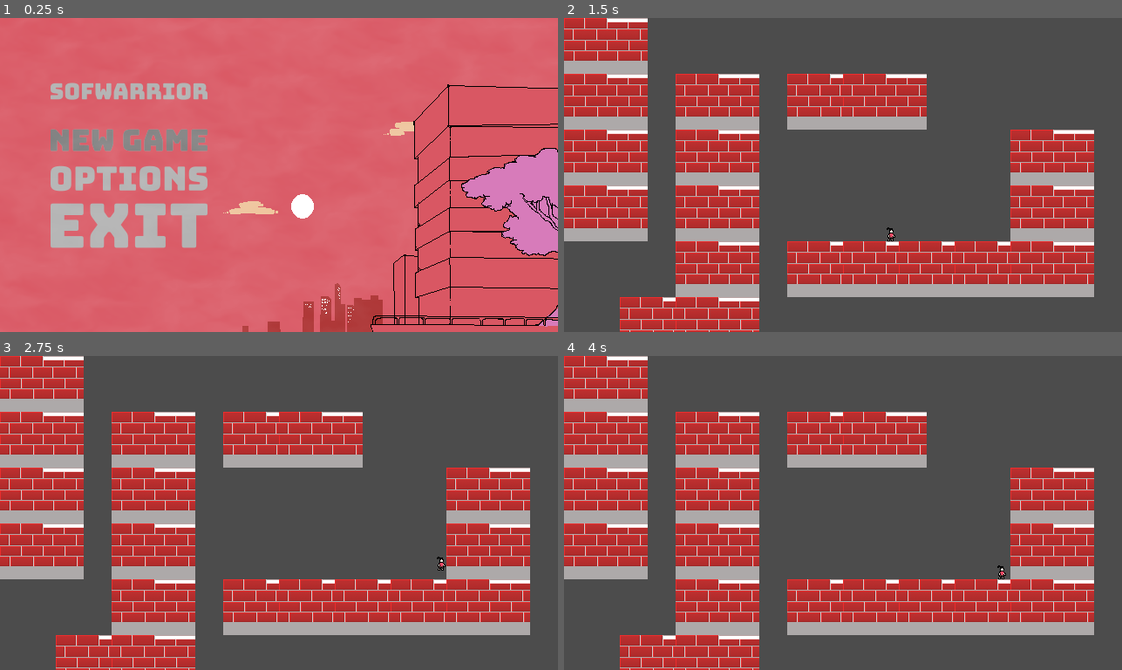
Above: before the commit, frames 1-4 (two rows, left to right).
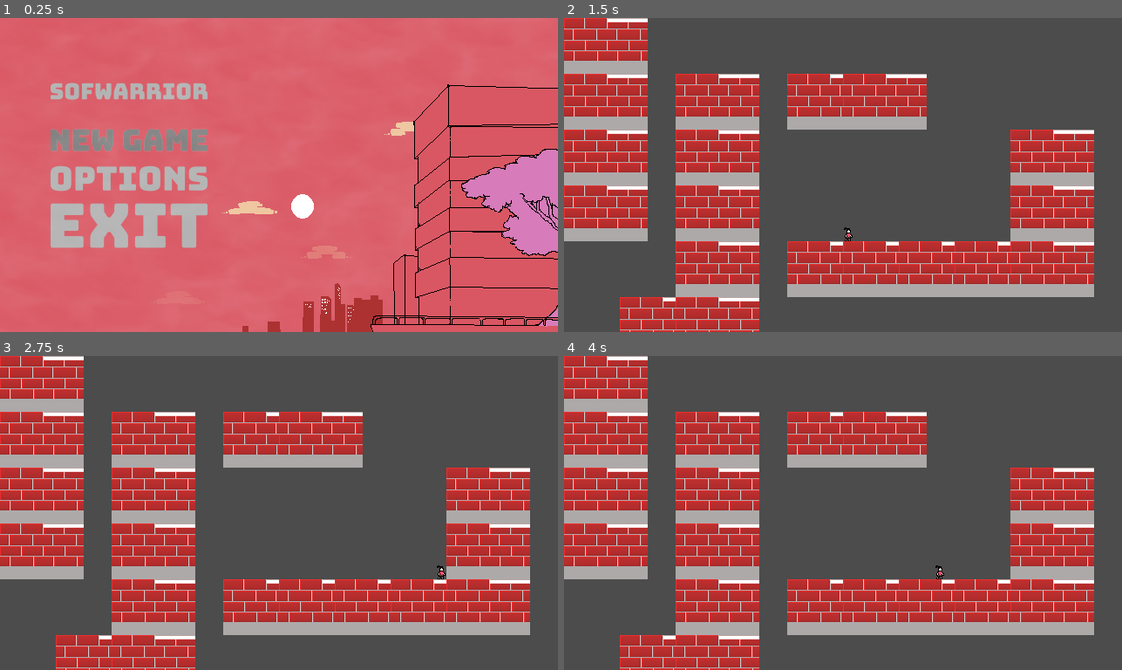
Above: after the commit, the same moments.

Repository: marcelo-lemos/Softwarrior
Game: Godot game, scene res://Nodes/UI/TitleScreen.tscn
The game is run twice, just before and just after one commit, with the same random seed, the same clock (stepped at 60 frames per second) and the same inputs. The engine's default icon, where the game draws it, is replaced by a stand-in: a white triangle on a blue panel in a dark square.
Inputs (mouse positions are in pixels of both pictures, inside the frame that each line leads up to):
- Up to frame 1 (0.25 s): no input
- Up to frame 2 (1.5 s): click (692, 140) at 0.5 s; tap Enter (ui_accept) at 1.25 s; hold Right (ui_right) from 1.28 s (still down); hold C (dash, bound only before the commit) from 1.28 s (still down)
- Up to frame 3 (2.75 s): keep holding Right (ui_right); tap Z (jump, bound only before the commit) at 1.52, 1.55, 1.82, 2.1, 2.27, 2.57 s; tap Enter (ui_accept) at 2 s; release C (dash, bound only before the commit) at 2.03 s; tap C (dash, bound only before the commit) at 2.3 s
- Up to frame 4 (4 s): tap Enter (ui_accept) at 2.75 s; release Right (ui_right) at 2.78 s; hold Left (ui_left) 2.78-3.53 s; hold C (dash, bound only before the commit) 2.78-3.53 s; tap Z (jump, bound only before the commit) at 3.05, 3.77 s; hold Right (ui_right) from 3.53 s (still down); tap C (dash, bound only before the commit) at 3.6 s

The runs differ from the first frame. In frame 1, 0.3% of the frame differs, in the area x 39-100%, y 33-77%; in frame 2, less than 0.1%; in frame 3, less than 0.1%; in frame 4, less than 0.1%.

Commit message:
Remove codigo duplicado nas nuvens, e adiciona nuvens adicionais na tela inicial

Diff:
--- a/game/Nodes/UI/Nuvem.gd
+++ b/game/Nodes/UI/Nuvem.gd
@@ -2,8 +2,8 @@
 
 
 # Declare member variables here. Examples:
-var velocity = Vector2()
-var speed = 4
+var velocity = Vector2(-1,0)
+export (float) var speed = 4
 # var b = "text"
 
 # Called when the node enters the scene tree for the first time.
@@ -13,9 +13,6 @@
 
 # Called every frame. 'delta' is the elapsed time since the previous frame.
 func _process(delta):
-	velocity = Vector2()
-	velocity.x -= 1
-
 	var motion = velocity * speed * delta
 
 	position = position + motion
--- a/game/Nodes/UI/Nuvem2.gd
+++ /dev/null
@@ -1,22 +0,0 @@
-extends Sprite
-
-
-# Declare member variables here. Examples:
-var velocity = Vector2()
-var speed = 2
-# var b = "text"
-
-# Called when the node enters the scene tree for the first time.
-func _ready():
-	set_process(true)
-	pass # Replace with function body.
-
-# Called every frame. 'delta' is the elapsed time since the previous frame.
-func _process(delta):
-	velocity = Vector2()
-	velocity.x += 3
-
-	var motion = velocity * speed * delta
-
-	position = position + motion
-	pass
--- a/game/Nodes/UI/TitleScreen.tscn
+++ b/game/Nodes/UI/TitleScreen.tscn
@@ -6,41 +6,39 @@
 [ext_resource path="res://Assets/Sprites/StartMenu/Cloud1.png" type="Texture" id=4]
 [ext_resource path="res://Nodes/UI/Nuvem.gd" type="Script" id=5]
 [ext_resource path="res://Assets/Sprites/StartMenu/Cloud2.png" type="Texture" id=6]
-[ext_resource path="res://Nodes/UI/Nuvem2.gd" type="Script" id=7]
-[ext_resource path="res://Assets/Sprites/StartMenu/FrontBuildings.png" type="Texture" id=8]
-[ext_resource path="res://Assets/Sprites/StartMenu/TreeLayer1.png" type="Texture" id=9]
-[ext_resource path="res://Assets/Sprites/StartMenu/TreeLayer2.png" type="Texture" id=10]
-[ext_resource path="res://Assets/Sprites/StartMenu/TreeLayer3.png" type="Texture" id=11]
-[ext_resource path="res://Assets/Sprites/StartMenu/TreeLayer4.png" type="Texture" id=12]
-[ext_resource path="res://Assets/Sprites/StartMenu/TreeLayer5.png" type="Texture" id=13]
-[ext_resource path="res://Assets/Sprites/StartMenu/TreeLayer6.png" type="Texture" id=14]
-[ext_resource path="res://Assets/Sprites/StartMenu/TreeLayer7.png" type="Texture" id=15]
-[ext_resource path="res://Assets/Sprites/StartMenu/fog.shader" type="Shader" id=16]
-[ext_resource path="res://icon.png" type="Texture" id=17]
-[ext_resource path="res://Assets/Sprites/game-title.png" type="Texture" id=18]
-[ext_resource path="res://Assets/Sprites/new-game-button.png" type="Texture" id=19]
-[ext_resource path="res://Assets/Sprites/new-game-hover.png" type="Texture" id=20]
-[ext_resource path="res://Assets/Sprites/option-button.png" type="Texture" id=21]
-[ext_resource path="res://Assets/Sprites/options-hover.png" type="Texture" id=22]
-[ext_resource path="res://Assets/Sprites/exit-button.png" type="Texture" id=23]
-[ext_resource path="res://Assets/Sprites/exit-hover.png" type="Texture" id=24]
-[ext_resource path="res://Assets/Sprites/StartMenu/pixil-frame-0.png" type="Texture" id=25]
+[ext_resource path="res://Assets/Sprites/StartMenu/FrontBuildings.png" type="Texture" id=7]
+[ext_resource path="res://Assets/Sprites/StartMenu/TreeLayer1.png" type="Texture" id=8]
+[ext_resource path="res://Assets/Sprites/StartMenu/TreeLayer2.png" type="Texture" id=9]
+[ext_resource path="res://Assets/Sprites/StartMenu/TreeLayer3.png" type="Texture" id=10]
+[ext_resource path="res://Assets/Sprites/StartMenu/TreeLayer4.png" type="Texture" id=11]
+[ext_resource path="res://Assets/Sprites/StartMenu/TreeLayer5.png" type="Texture" id=12]
+[ext_resource path="res://Assets/Sprites/StartMenu/TreeLayer6.png" type="Texture" id=13]
+[ext_resource path="res://Assets/Sprites/StartMenu/TreeLayer7.png" type="Texture" id=14]
+[ext_resource path="res://Assets/Sprites/StartMenu/fog.shader" type="Shader" id=15]
+[ext_resource path="res://icon.png" type="Texture" id=16]
+[ext_resource path="res://Assets/Sprites/game-title.png" type="Texture" id=17]
+[ext_resource path="res://Assets/Sprites/new-game-button.png" type="Texture" id=18]
+[ext_resource path="res://Assets/Sprites/new-game-hover.png" type="Texture" id=19]
+[ext_resource path="res://Assets/Sprites/option-button.png" type="Texture" id=20]
+[ext_resource path="res://Assets/Sprites/options-hover.png" type="Texture" id=21]
+[ext_resource path="res://Assets/Sprites/exit-button.png" type="Texture" id=22]
+[ext_resource path="res://Assets/Sprites/exit-hover.png" type="Texture" id=23]
+[ext_resource path="res://Assets/Sprites/StartMenu/pixil-frame-0.png" type="Texture" id=24]
 
 [sub_resource type="SpriteFrames" id=1]
 animations = [ {
-"frames": [ ExtResource( 9 ), ExtResource( 10 ), ExtResource( 11 ), ExtResource( 12 ), ExtResource( 13 ), ExtResource( 14 ), ExtResource( 15 ) ],
+"frames": [ ExtResource( 8 ), ExtResource( 9 ), ExtResource( 10 ), ExtResource( 11 ), ExtResource( 12 ), ExtResource( 13 ), ExtResource( 14 ) ],
 "loop": true,
 "name": "default",
 "speed": 3.0
 } ]
 
 [sub_resource type="ShaderMaterial" id=2]
-shader = ExtResource( 16 )
+shader = ExtResource( 15 )
 shader_param/color = Vector3( 1, 1, 1 )
 shader_param/OCTAVES = 3
 
 [node name="TitleScreen" type="Node"]
-editor/display_folded = true
 script = ExtResource( 1 )
 
 [node name="Background" type="Sprite" parent="."]
@@ -48,7 +46,7 @@
 centered = false
 
 [node name="PredioTrás" type="Sprite" parent="."]
-z_index = 1
+z_index = 2
 texture = ExtResource( 3 )
 centered = false
 
@@ -60,40 +58,63 @@
 centered = false
 offset = Vector2( 50, -100 )
 script = ExtResource( 5 )
+speed = 1.0
+
+[node name="Nuvem3" type="Sprite" parent="."]
+self_modulate = Color( 1, 1, 1, 0.317647 )
+position = Vector2( -95.1463, 143.17 )
+scale = Vector2( 1.00164, 1.0117 )
+z_index = 1
+texture = ExtResource( 4 )
+centered = false
+offset = Vector2( 50, -100 )
+script = ExtResource( 5 )
+speed = 3.0
 
 [node name="Nuvem2" type="Sprite" parent="."]
 z_index = 1
 texture = ExtResource( 6 )
 centered = false
 offset = Vector2( -70, -40 )
-script = ExtResource( 7 )
+script = ExtResource( 5 )
+speed = 1.3
+
+[node name="Nuvem5" type="Sprite" parent="."]
+self_modulate = Color( 1, 1, 1, 0.129412 )
+position = Vector2( -82.4043, 102.656 )
+z_index = 1
+texture = ExtResource( 6 )
+centered = false
+offset = Vector2( -70, -40 )
+script = ExtResource( 5 )
+speed = 0.5
 
 [node name="PredioFrente" type="Sprite" parent="."]
 z_index = 2
-texture = ExtResource( 8 )
+texture = ExtResource( 7 )
 centered = false
 
 [node name="Arvore" type="AnimatedSprite" parent="."]
 z_index = 3
 frames = SubResource( 1 )
-frame = 2
+frame = 5
 playing = true
 centered = false
 
 [node name="Fog" type="Sprite" parent="."]
 modulate = Color( 1, 1, 1, 0.282353 )
 material = SubResource( 2 )
-position = Vector2( 313.656, 177.831 )
-scale = Vector2( 10.4894, 6.15727 )
-z_index = 1
-texture = ExtResource( 17 )
+position = Vector2( 313.656, 173.115 )
+scale = Vector2( 10.4894, 6.30463 )
+z_index = 1
+texture = ExtResource( 16 )
 
 [node name="MarginContainer" type="MarginContainer" parent="."]
 anchor_right = 1.0
 anchor_bottom = 1.0
-margin_left = -172.498
+margin_left = -171.641
 margin_top = 44.076
-margin_right = -172.498
+margin_right = -171.641
 margin_bottom = 44.076
 custom_constants/margin_right = 0
 custom_constants/margin_top = 20
@@ -174,5 +195,6 @@
 tangential_accel = 1.9
 tangential_accel_random = 1.0
 angle_random = 0.2
+
 [connection signal="pressed" from="MarginContainer/VBoxContainer/VBoxContainer/TextureButton" to="." method="_on_TextureButton_pressed"]
 [connection signal="pressed" from="MarginContainer/VBoxContainer/VBoxContainer/TextureButton3" to="." method="_on_TextureButton3_pressed"]
--- a/game/project.godot
+++ b/game/project.godot
@@ -66,19 +66,6 @@
 "svg/scale": 1.0
 }
 
-[input]
-
-jump={
-"deadzone": 0.5,
-"events": [ Object(InputEventKey,"resource_local_to_scene":false,"resource_name":"","device":0,"alt":false,"shift":false,"control":false,"meta":false,"command":false,"pressed":false,"scancode":90,"unicode":0,"echo":false,"script":null)
- ]
-}
-dash={
-"deadzone": 0.5,
-"events": [ Object(InputEventKey,"resource_local_to_scene":false,"resource_name":"","device":0,"alt":false,"shift":false,"control":false,"meta":false,"command":false,"pressed":false,"scancode":67,"unicode":0,"echo":false,"script":null)
- ]
-}
-
 [rendering]
 
 quality/driver/driver_name="GLES2"
Not shown: 5 places in game/Nodes/UI/TitleScreen.tscn that only renumber resources
